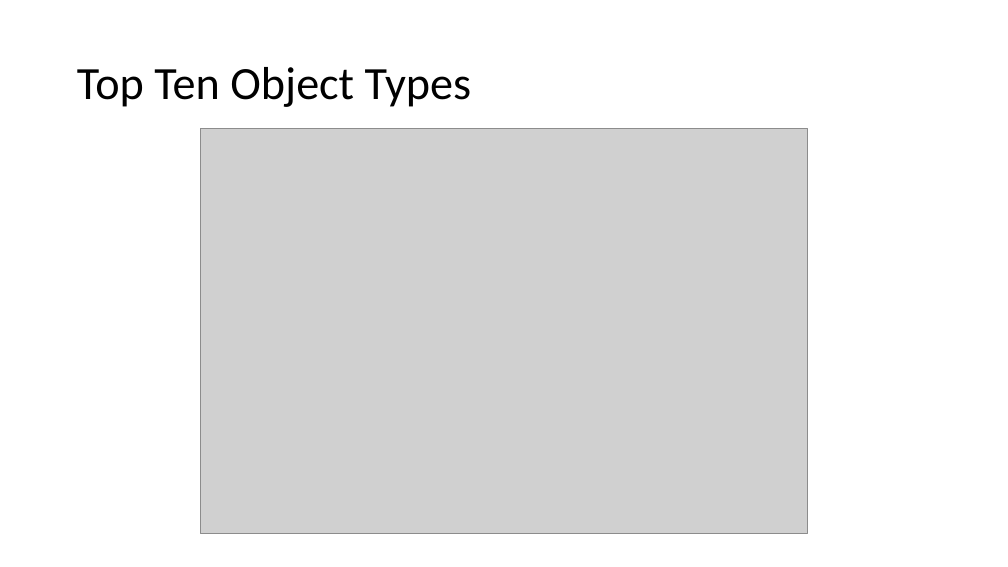
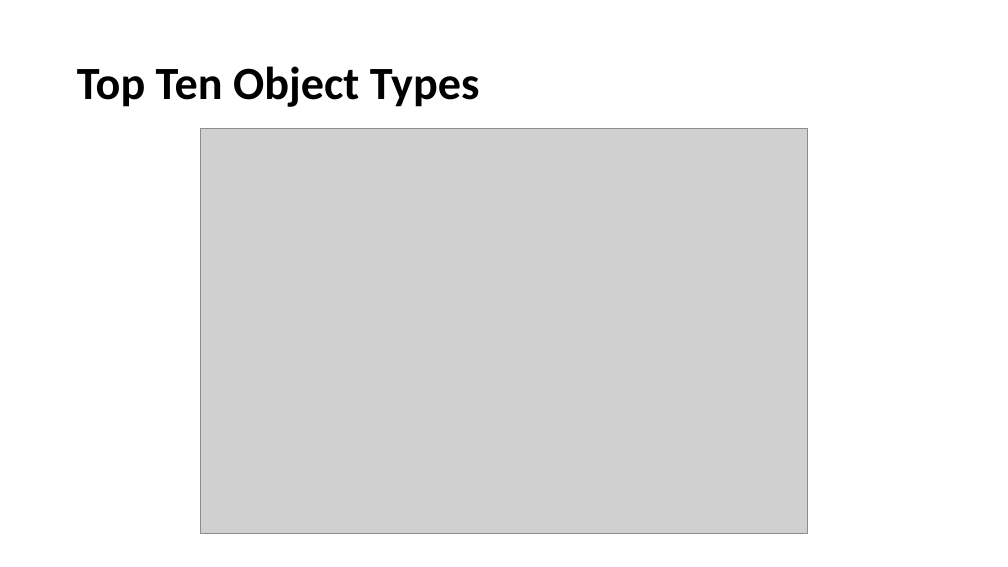
Before and after one commit to bjwlknsn/TheMetTeamProject, a slide deck: slide 6 of The Metropolitan Museum of Art.pptx. Drawn at 1008x567 pixels with LibreOffice and Linux fonts; fonts in the diff are those of the drawing; grey boxes stand for pictures; background and template pictures are left out. Boxes give left, top, right and bottom in pixels: in the first picture for what was removed or moved away, otherwise in the second. Text is boxed around its words. In the diff, an @@ line names an element or a change of style, - is before the commit and + after.

```diff
--- a/The Metropolitan Museum of Art.pptx
+++ b/The Metropolitan Museum of Art.pptx
@@ title "Top Ten Object Types" at <box>77,66,480,107</box>: bold on @@
```
Also in this commit, not shown: 12 other slides changed, 26 other files.
